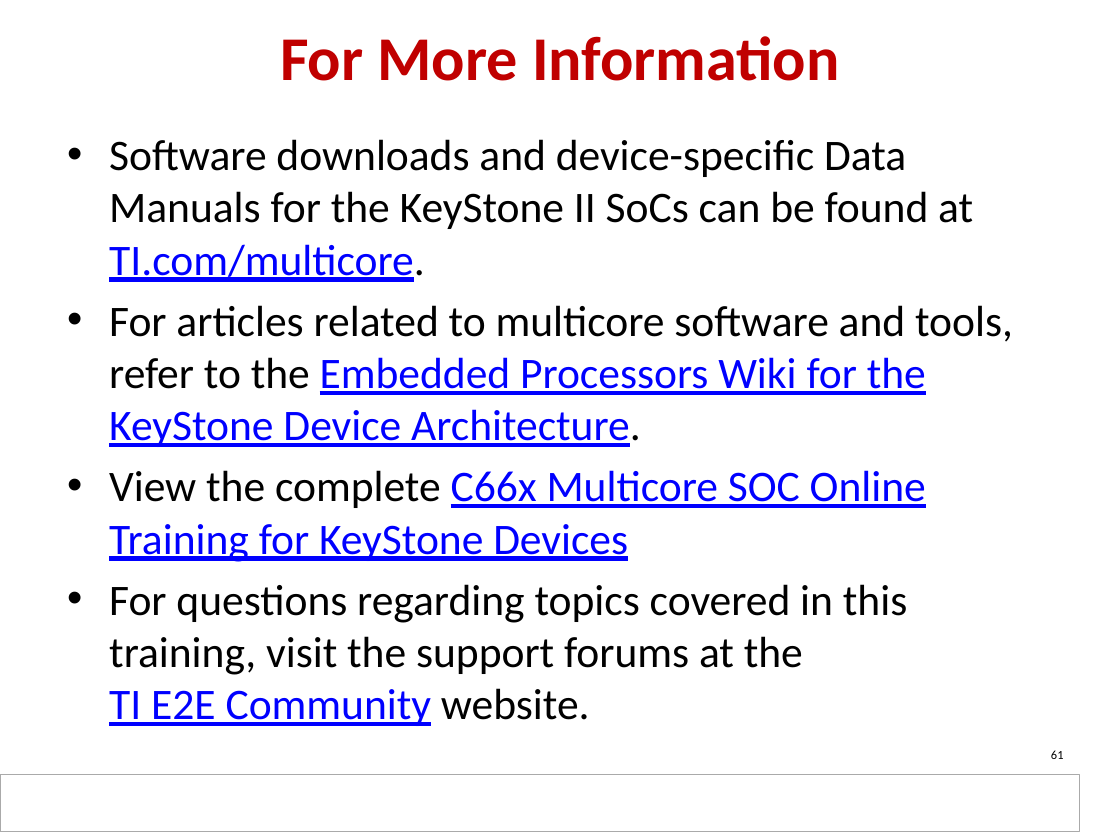
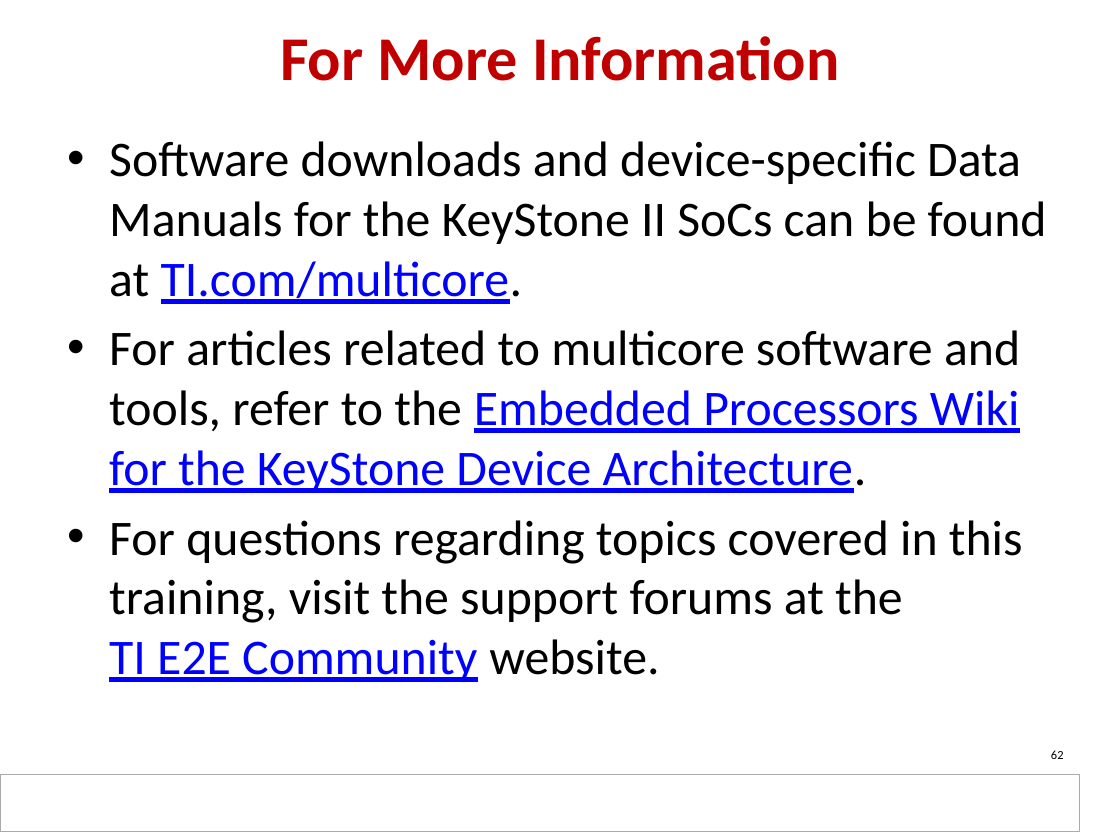
Before and after one commit to hari1989/keystone-workshop, a slide deck: slide 62 of slides/KeyStone Software.pptx (slide 61 before the commit). Drawn at 1120x840 pixels with LibreOffice and Linux fonts; fonts in the diff are those of the drawing; background and template pictures are left out. Boxes give left, top, right and bottom in pixels: in the first picture for what was removed or moved away, otherwise in the second. Text is boxed around its words. In the diff, an @@ line names an element or a change of style, - is before the commit and + after.

```diff
--- a/slides/KeyStone Software.pptx
+++ b/slides/KeyStone Software.pptx
@@ text "Software downloads and device-specific Data ..." at (109, 141, 1047, 682): size 28 to 32 pt @@
@@ text at (109, 470, 926, 562): paragraph removed @@
-• View the complete C66x Multicore SOC Online Training for KeyStone Devices
@@ page number at (1051, 750, 1064, 759): text changed @@
-61
+62
```
Also in this commit, not shown: 5 other slides changed, 1 slide added.
